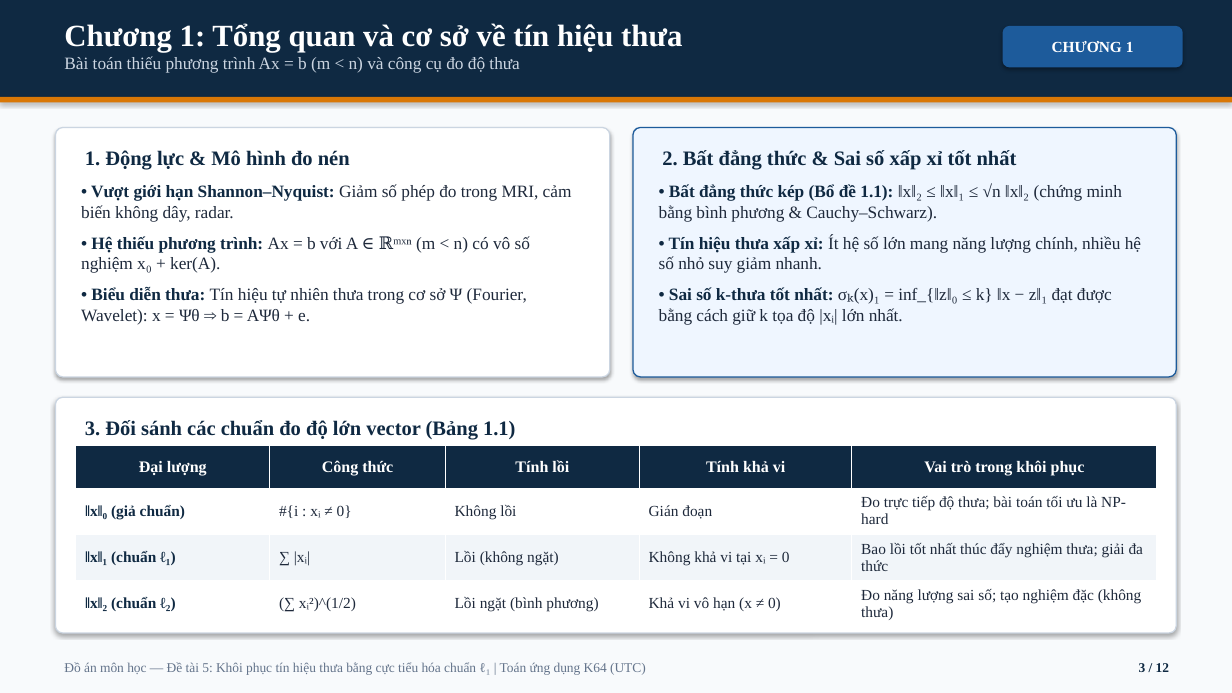
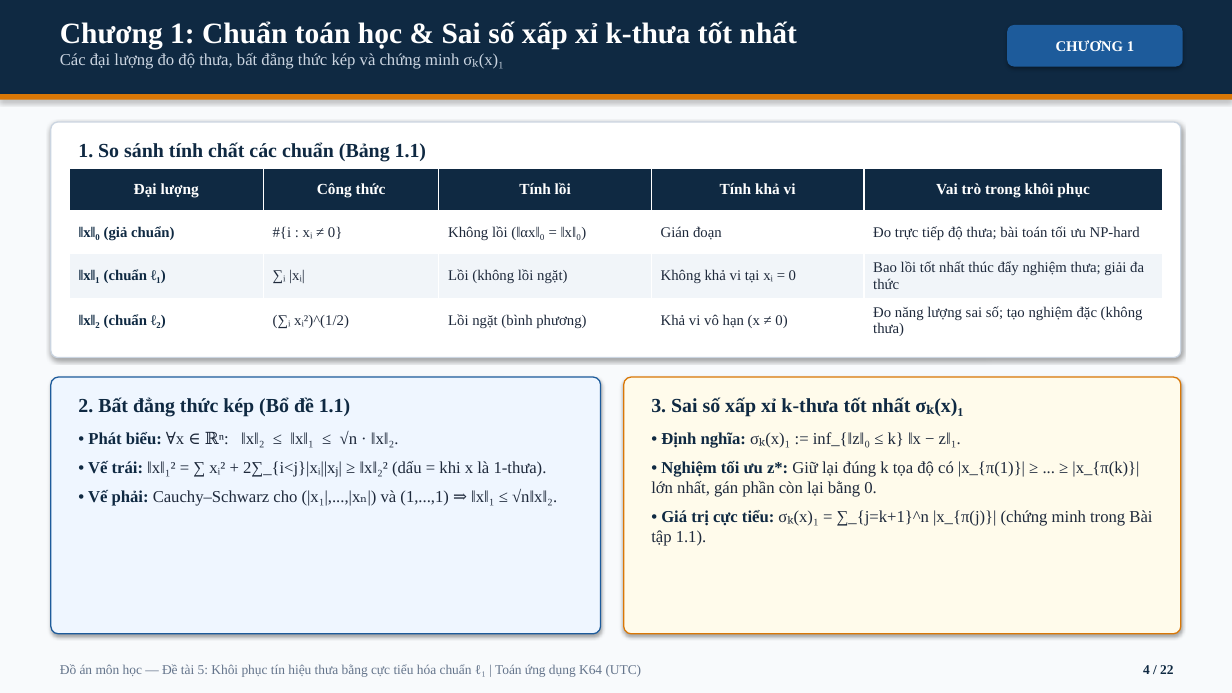
Before and after one commit to Daisme12/Do_an_mon, a slide deck: slide 4 of Thuyet_trinh_De_tai_5.pptx (slide 3 before the commit). Drawn at 1232x693 pixels with LibreOffice and Linux fonts; fonts in the diff are those of the drawing. Boxes give left, top, right and bottom in pixels: in the first picture for what was removed or moved away, otherwise in the second. Text is boxed around its words. In the diff, an @@ line names an element or a change of style, - is before the commit and + after.

Commit message:
Mở rộng slide thuyết trình lên 22 trang: đầy đủ công thức toán, code Python và toàn bộ kết quả thực nghiệm

```diff
--- a/Thuyet_trinh_De_tai_5.pptx
+++ b/Thuyet_trinh_De_tai_5.pptx
@@ text at box(60, 21, 797, 69): text changed; size 13.5 to 13 pt @@
-Chương 1: Tổng quan và cơ sở về tín hiệu thưa
-Bài toán thiếu phương trình Ax = b (m < n) và công cụ đo độ thưa
+Chương 1: Chuẩn toán học & Sai số xấp xỉ k-thưa tốt nhất
+Các đại lượng đo độ thưa, bất đẳng thức kép và chứng minh σₖ(x)₁
@@ rounded rectangle "CHƯƠNG 1": place and size @@
-rounded rectangle "CHƯƠNG 1" at box(1003, 26, 1183, 67)
+rounded rectangle "CHƯƠNG 1" at box(1007, 25, 1183, 67)
@@ rounded rectangle "CHƯƠNG 1" at box(1007, 25, 1183, 67): size 12 to 11.5 pt @@
@@ rounded rectangle: place and size @@
-rounded rectangle at box(55, 128, 610, 377)
+rounded rectangle at box(51, 122, 1181, 358)
@@ text added at box(78, 142, 426, 162), 15.5 pt, text #0F2942, bold @@
+1. So sánh tính chất các chuẩn (Bảng 1.1)
@@ table at box(69, 168, 1163, 340) @@
-row 2, column 3: Không lồi
+row 2, column 3: Không lồi (‖αx‖₀ = ‖x‖₀)
-row 2, column 5: Đo trực tiếp độ thưa; bài toán tối ưu là NP-hard
+row 2, column 5: Đo trực tiếp độ thưa; bài toán tối ưu NP-hard
-row 3, column 2: ∑ |xᵢ|
+row 3, column 2: ∑ᵢ |xᵢ|
-row 3, column 3: Lồi (không ngặt)
+row 3, column 3: Lồi (không lồi ngặt)
-row 4, column 2: (∑ xᵢ²)^(1/2)
+row 4, column 2: (∑ᵢ xᵢ²)^(1/2)
@@ size 12.5 to 12 pt in "Đại lượng", "Công thức", "Tính lồi", "Tính khả vi" and 1 more places @@
@@ size 12 to 11.5 pt in "‖x‖₀ (giả chuẩn)", "#{i : xᵢ ≠ 0}", "Gián đoạn", "‖x‖₁ (chuẩn ℓ₁)" and 6 more places @@
@@ table: place and size @@
-table at box(76, 445, 1157, 624)
+table at box(69, 168, 1163, 340)
@@ text removed at box(85, 150, 350, 170) @@
-1. Động lực & Mô hình đo nén
@@ text removed at box(662, 150, 1017, 170) @@
-2. Bất đẳng thức & Sai số xấp xỉ tốt nhất
@@ text removed at box(81, 184, 572, 325) @@
-• Vượt giới hạn Shannon–Nyquist: Giảm số phép đo trong MRI, cảm biến không dây, radar.
-• Hệ thiếu phương trình: Ax = b với A ∈ ℝᵐˣⁿ (m < n) có vô số nghiệm x₀ + ker(A).
-• Biểu diễn thưa: Tín hiệu tự nhiên thưa trong cơ sở Ψ (Fourier, Wavelet): x = Ψθ ⇒ b = AΨθ + e.
@@ text removed at box(659, 183, 1141, 325) @@
-• Bất đẳng thức kép (Bổ đề 1.1): ‖x‖₂ ≤ ‖x‖₁ ≤ √n ‖x‖₂ (chứng minh bằng bình phương & Cauchy–Schwarz).
-• Tín hiệu thưa xấp xỉ: Ít hệ số lớn mang năng lượng chính, nhiều hệ số nhỏ suy giảm nhanh.
-• Sai số k-thưa tốt nhất: σₖ(x)₁ = inf_{‖z‖₀ ≤ k} ‖x − z‖₁ đạt được bằng cách giữ k tọa độ |xᵢ| lớn nhất.
@@ rounded rectangle: place and size @@
-rounded rectangle at box(633, 128, 1177, 377)
+rounded rectangle at box(51, 377, 601, 634)
@@ rounded rectangle added at box(624, 377, 1181, 634), fill #FFFBEB, outline #D97706 1 pt @@
@@ rounded rectangle removed at box(55, 397, 1177, 633) @@
@@ text added at box(78, 397, 350, 417), 15.5 pt, text #0F2942, bold @@
+2. Bất đẳng thức kép (Bổ đề 1.1)
@@ text added at box(651, 397, 963, 417), 15.5 pt, text #0F2942, bold @@
+3. Sai số xấp xỉ k-thưa tốt nhất σₖ(x)₁
@@ text removed at box(85, 420, 515, 440) @@
-3. Đối sánh các chuẩn đo độ lớn vector (Bảng 1.1)
@@ text added at box(88, 431, 557, 506), 13 pt, text #1E293B @@
+• Phát biểu: ∀x ∈ ℝⁿ: ‖x‖₂ ≤ ‖x‖₁ ≤ √n · ‖x‖₂.
+• Vế trái: ‖x‖₁² = ∑ xᵢ² + 2∑_{i<j}|xᵢ||xⱼ| ≥ ‖x‖₂² (dấu = khi x là 1-thưa).
+• Vế phải: Cauchy–Schwarz cho (|x₁|,...,|xₙ|) và (1,...,1) ⇒ ‖x‖₁ ≤ √n‖x‖₂.
@@ text added at box(651, 432, 1152, 546), 13 pt, text #1E293B @@
+• Định nghĩa: σₖ(x)₁ := inf_{‖z‖₀ ≤ k} ‖x − z‖₁.
+• Nghiệm tối ưu z*: Giữ lại đúng k tọa độ có |x_{π(1)}| ≥ ... ≥ |x_{π(k)}| lớn nhất, gán phần còn lại bằng 0.
+• Giá trị cực tiểu: σₖ(x)₁ = ∑_{j=k+1}^n |x_{π(j)}| (chứng minh trong Bài tập 1.1).
@@ text "Đồ án môn học — ...": place and size @@
-text "Đồ án môn học — ..." at box(64, 662, 646, 675)
+text "Đồ án môn học — ..." at box(60, 664, 642, 677)
@@ text removed at box(1139, 663, 1169, 672) @@
-3 / 12
@@ text added at box(1143, 665, 1173, 674), 10.5 pt, text #0F2942, bold @@
+4 / 22
```
Also in this commit, not shown: 6 other slides changed, 15 slides added, 5 slides removed.
